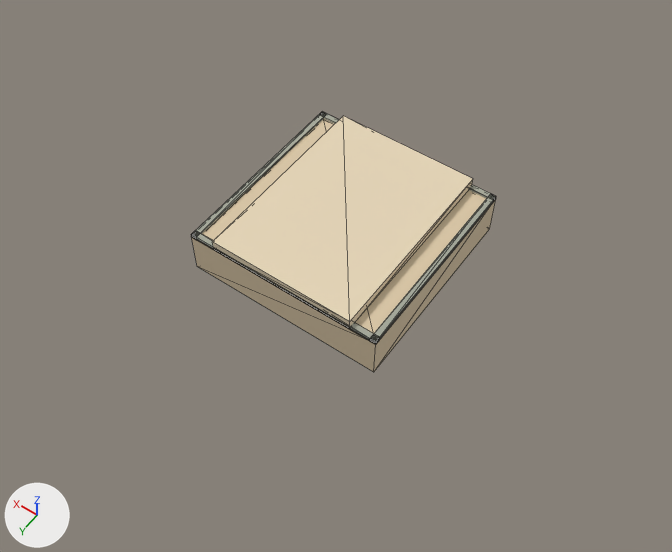
Renders of the glTF model assets/Blocks/glTF/Block_Road_Dirt.glb from each side of a commit.
Rendered twice from a 50 mm lens placed at (-1.61, 2.34, 3.31), pointed at (-0.06, 0.17, -0.11). The lights are fixed; the arrows at lower left show +X, +Y and +Z. The older version comes first. Mesh edges are drawn as thin lines. Where no turn or scale is listed for an object, it has been applied to the vertices. Vertices at exactly the same position are counted once.

Names of what the first picture shows: 'geometry_0'.
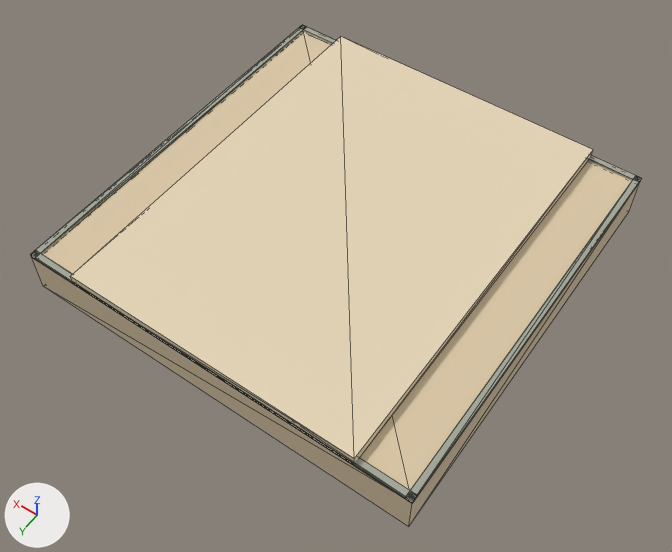
Pixel boxes (x1, y1, x2, y2) of what changed, in the pictures (672 x 552 px; the box of a moved part takes in the faces that stretch with it):
'geometry_0', reshaped (100% wider, 93% taller)
    before: (191, 112, 496, 372)
    after: (30, 25, 641, 527)
part 1 of me_geometry_0, moved or reshaped
    before: (191, 119, 496, 372)
    after: (31, 32, 640, 527)
part 2 of me_geometry_0, moved or reshaped
    before: (212, 116, 473, 327)
    after: (71, 37, 593, 464)
part 3 of me_geometry_0, moved or reshaped
    before: (191, 112, 496, 344)
    after: (30, 25, 641, 503)

The change, as a list of edits to the scene's bpy script:
```text
Change me_geometry_0:
    used by ob_geometry_0; location = (0.0, 0.0, 0.0)
    before: 16 (-0.5, -0.47, 0.101) at pixel (492, 203), 17 (-0.5, -0.5, 0.101) at pixel (495, 199), 18 (-0.5, -0.47, 0.121) at pixel (493, 200), 19 (-0.5, -0.5, 0.121) at pixel (496, 196), 20 (0.5, -0.47, 0.101)
    before: 21 (0.5, -0.5, 0.101), 22 (0.5, -0.47, 0.121) at pixel (318, 114), 23 (0.5, -0.5, 0.121) at pixel (322, 111), 24 (-0.5, 0.5, 0.101) at pixel (375, 344), 25 (-0.5, 0.47, 0.101) at pixel (379, 339)
    before: 26 (-0.5, 0.5, 0.121) at pixel (375, 342), 27 (-0.5, 0.47, 0.121) at pixel (379, 337), 28 (0.5, 0.5, 0.101) at pixel (191, 237), 29 (0.5, 0.47, 0.101), 30 (0.5, 0.5, 0.121) at pixel (191, 234)
    before: 31 (0.5, 0.47, 0.121) at pixel (195, 230), 32 (0.47, 0.5, 0.101) at pixel (196, 240), 33 (0.47, -0.5, 0.101), 34 (0.47, 0.5, 0.121) at pixel (196, 237), 35 (0.47, -0.5, 0.121) at pixel (327, 113)
    before: 36 (-0.47, 0.5, 0.101) at pixel (369, 341), 37 (-0.47, -0.5, 0.101), 38 (-0.47, 0.5, 0.121) at pixel (369, 338), 39 (-0.47, -0.5, 0.121) at pixel (490, 193)
    remove me_geometry_0.from_pydata(...)  # 40 vertices, 72 faces; spans x -0.5..0.5, y -0.5..0.5, z -0.11..0.16
    add me_geometry_0.from_pydata(...)  # 40 vertices, 72 faces; spans x -1.0..1.0, y -1.0..1.0, z -0.11..0.16
    me_geometry_0 part 1: the loose piece of 8 vertices spanning x -0.5..0.5, y -0.5..0.5, z -0.11..0.11 is scaled about its middle by (2, 2, 1)
    me_geometry_0 part 2: the loose piece of 8 vertices spanning x -0.37..0.37, y -0.5..0.5, z 0.11..0.16 is scaled about its middle by (2, 2, 1)
    me_geometry_0 part 3
    add for i in [*range(16, 20), 37, 39]: me_geometry_0.vertices[i].co += Vector((-0.5, -0.5, 0.0))
    add for i in [*range(24, 28), 36, 38]: me_geometry_0.vertices[i].co += Vector((-0.5, 0.5, 0.0))
    add for i in [*range(20, 24), 33, 35]: me_geometry_0.vertices[i].co += Vector((0.5, -0.5, 0.0))
    add for i in [*range(28, 33), 34]: me_geometry_0.vertices[i].co += Vector((0.5, 0.5, 0.0))
```
